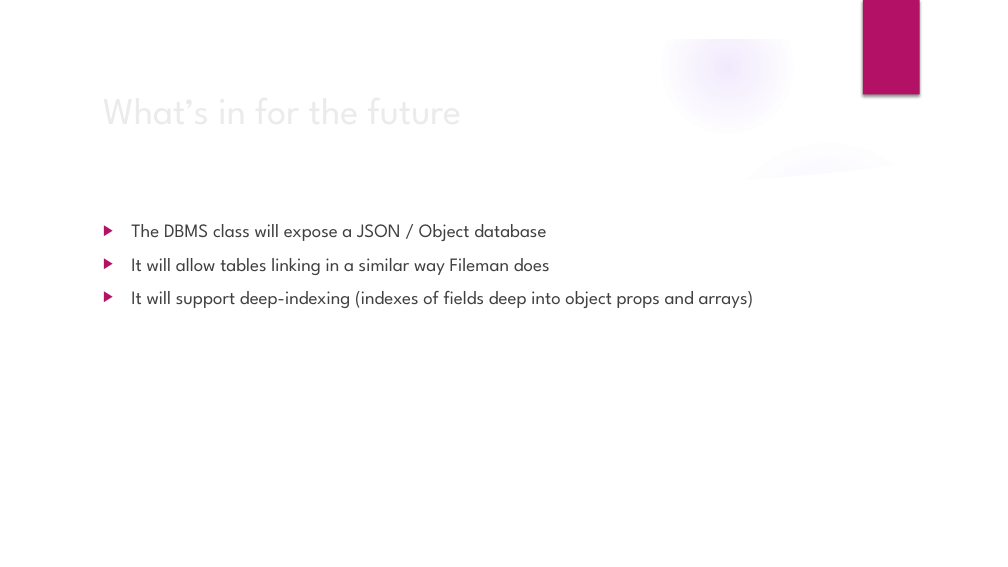
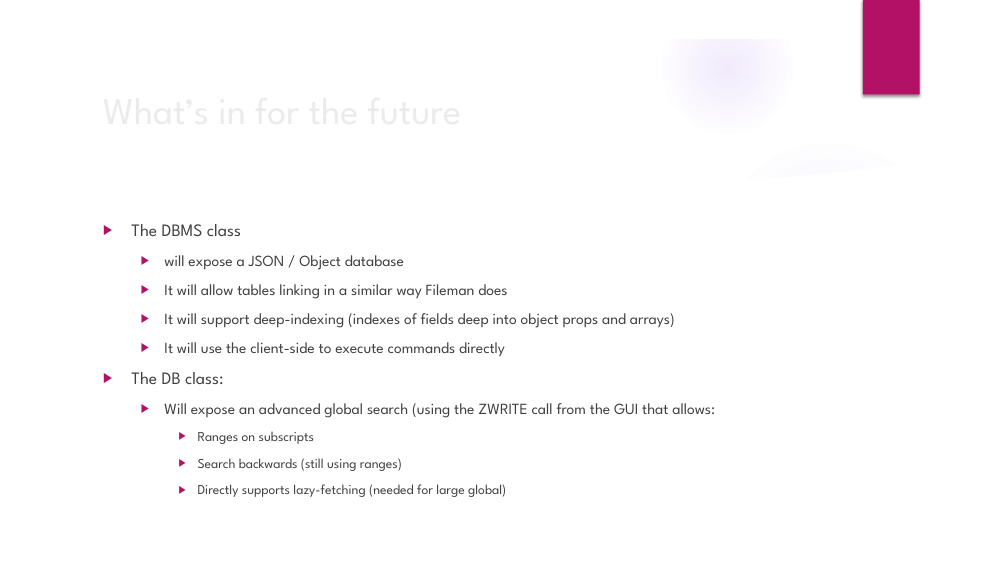
Before and after one commit to mind4yottadb/mind-server, a slide deck: slide 13 of docs/slides/def1.pptx (slide 12 before the commit). Drawn at 1008x567 pixels with LibreOffice and Linux fonts; fonts in the diff are those of the drawing; background and template pictures are left out. Boxes give left, top, right and bottom in pixels: in the first picture for what was removed or moved away, otherwise in the second. Text is boxed around its words. In the diff, an @@ line names an element or a change of style, - is before the commit and + after.

```diff
--- a/docs/slides/def1.pptx
+++ b/docs/slides/def1.pptx
@@ text at <box>131,224,404,270</box>: text changed; size 18 to 14.8 pt @@
-▶ The DBMS class will expose a JSON / Object database
+▶ The DBMS class
+  ▶ will expose a JSON / Object database
@@ text at <box>164,284,675,328</box>: size 18 to 14.8 pt in "It will allow tables linking in a ...", "It will support deep-indexing (indexes of fields ..."; list level 1 to 2 in "It will allow tables linking ..."; list level 1 to 2 in "It will support deep-indexing (indexes ..." @@
@@ text at <box>131,342,715,497</box>: paragraphs added @@
+  ▶ It will use the client-side to execute commands directly
+▶ The DB class:
+  ▶ Will expose an advanced global search (using the ZWRITE call from the GUI that allows:
+    ▶ Ranges on subscripts
+    ▶ Search backwards (still using ranges)
+    ▶ Directly supports lazy-fetching (needed for large global)
```
Also in this commit, not shown: 3 other slides changed, 1 slide added.
